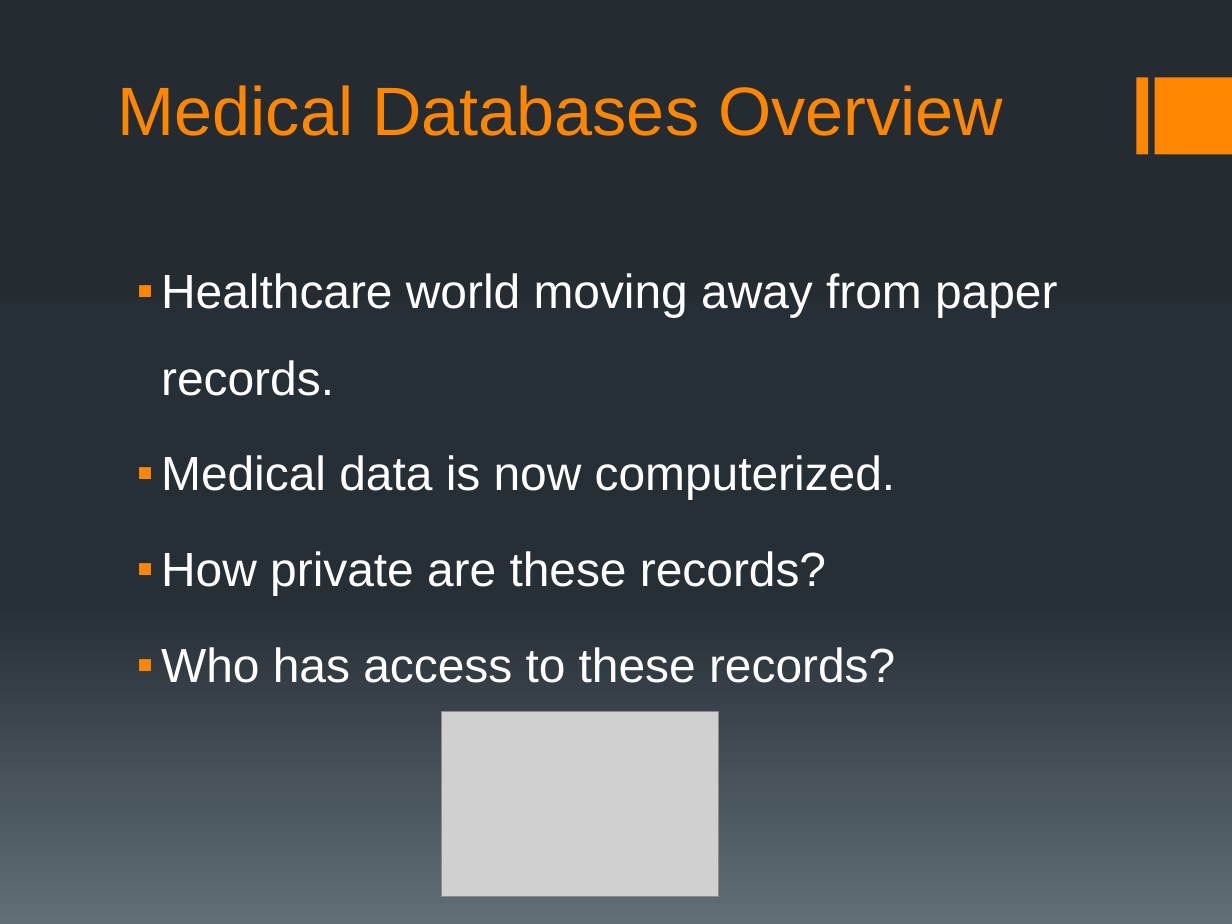
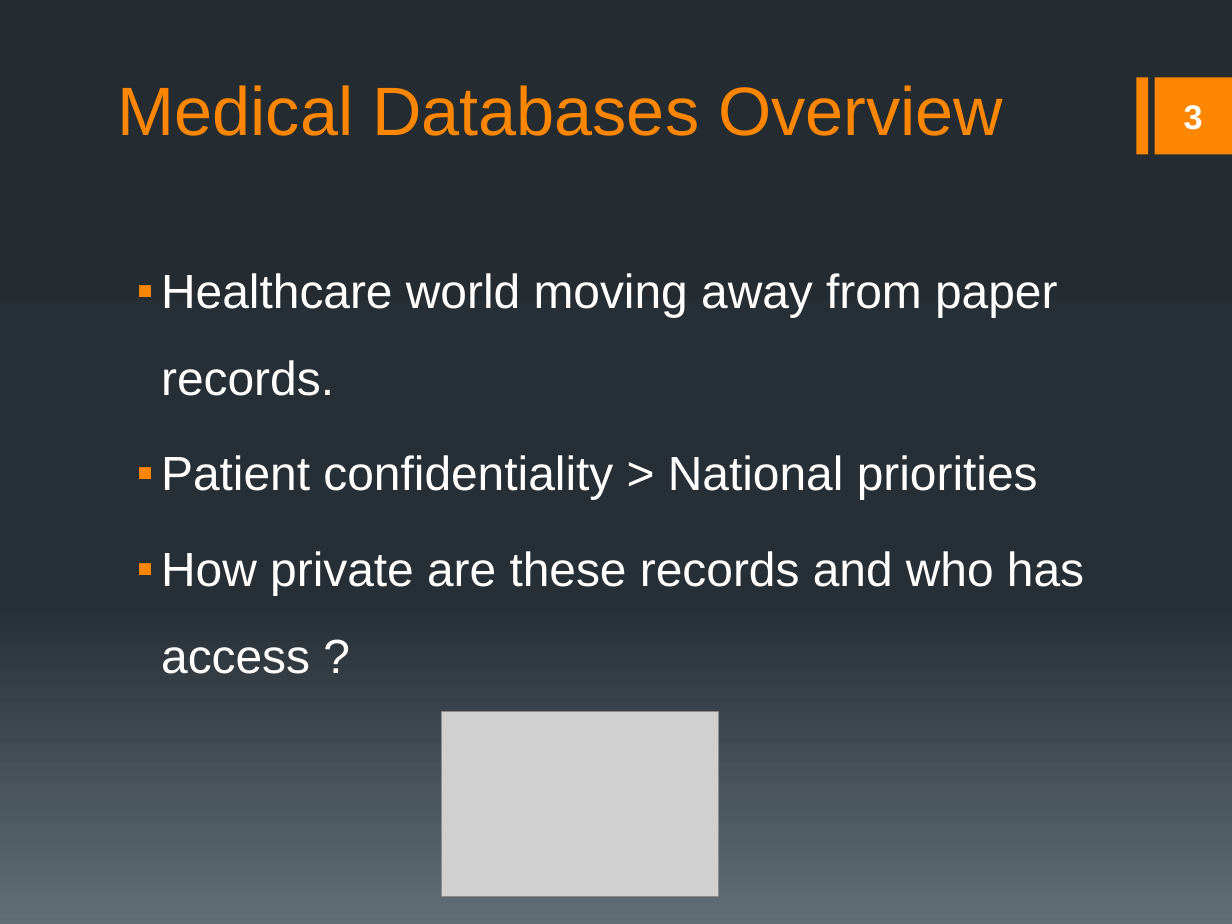
Before and after one commit to rmkane/semrs, a slide deck: slide 3 of MidTerm/Midterm_presentation_SEMRS.pptx. Drawn at 1232x924 pixels with LibreOffice and Linux fonts; fonts in the diff are those of the drawing; grey boxes stand for pictures. Boxes give left, top, right and bottom in pixels: in the first picture for what was removed or moved away, otherwise in the second. Text is boxed around its words. In the diff, an @@ line names an element or a change of style, - is before the commit and + after.

```diff
--- a/MidTerm/Midterm_presentation_SEMRS.pptx
+++ b/MidTerm/Midterm_presentation_SEMRS.pptx
@@ page number added at box(1184, 105, 1203, 130), 20 pt, text #FFFFFF, bold @@
+3
@@ text at box(161, 455, 1084, 674): text changed @@
-▪ Medical data is now computerized.
-▪ How private are these records?
-▪ Who has access to these records?
+▪ Patient confidentiality > National priorities
+▪ How private are these records and who has access ?
```
Also in this commit, not shown: 8 other slides changed.
